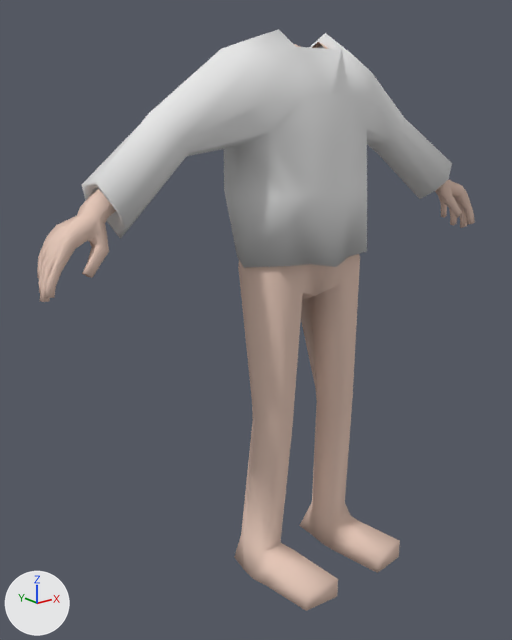
Two versions of the Blender file projects/marloth/client/assets/blend/models/person.blend, one commit apart.
Both versions are drawn from a 50 mm camera at (-1.508, -1.648, 1.55) aimed at (-0.137, 0.066, 0.864). Arrows for +X, +Y and +Z are at lower left; the lights stay in place.

Names of what the first picture shows: 'person-body', 'shirt'.
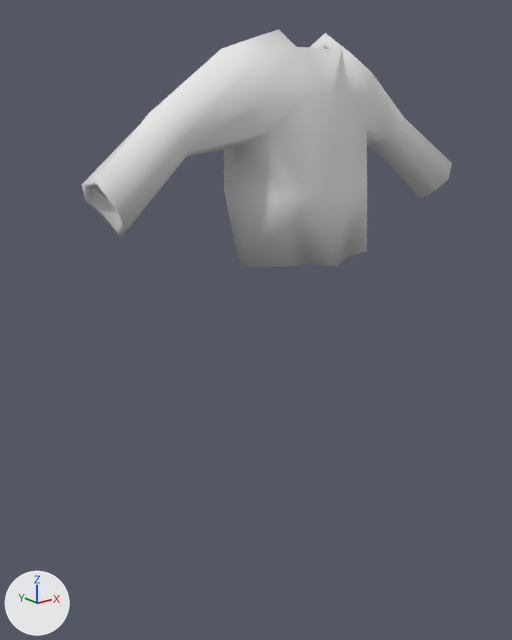
Boxes (x1, y1, x2, y2) around the edits, measured in the pictures (512 x 640 px):
'person-body', hidden (beige)
    before: (37, 42, 475, 611)

The change, as a diff of the scene's bpy script:
```diff
--- a/projects/marloth/client/assets/blend/models/person.blend.py
+++ b/projects/marloth/client/assets/blend/models/person.blend.py
@@ ob_person_body @@
 ob_person_body.location = (0.0, 0.0, 0.0)
+ob_person_body.hide_viewport = True
```
